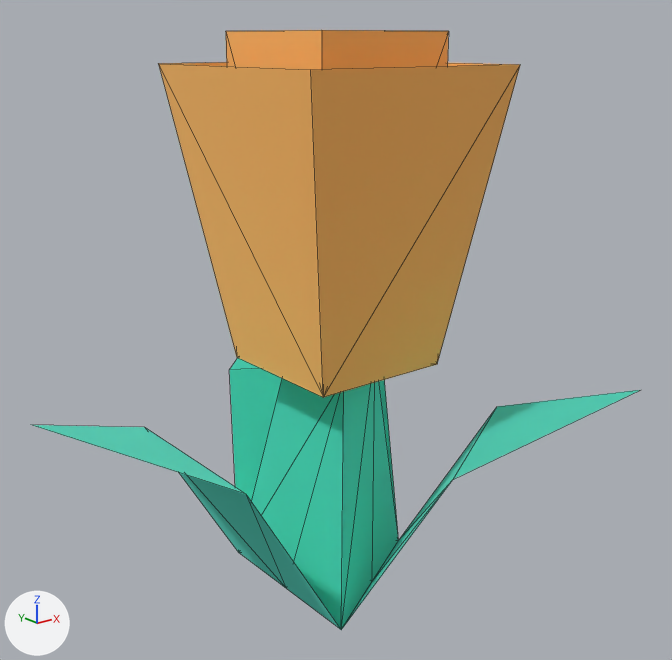
Before and after pictures for a commit that changed the glTF model public/models/k-flower.lod.glb.
Rendered twice from a 50 mm lens placed at (-0.188, -0.241, 0.14), pointed at (-0.006, -0.014, 0.049). The lights are fixed; the arrows at lower left show +X, +Y and +Z. The older version comes first. Mesh edges are drawn as thin lines. Where no turn or scale is listed for an object, it has been applied to the vertices. Vertices at exactly the same position are counted once.

Before the edit, the objects in view are built like this:
```python
me_mesh_flower_yellowa = bpy.data.meshes.new('Mesh flower_yellowA')
me_mesh_flower_yellowa.from_pydata(...)  # 30 vertices, 45 faces; spans x -0.08..0.08, y -0.091..0.091, z -0.096..0.096
# faces by material slot: [25, 20]
me_mesh_flower_yellowa.materials.append(mat_grass)  # cyan #73eddd
me_mesh_flower_yellowa.materials.append(mat_coloryellow)  # beige #ffd990
ob_flower_yellowa = bpy.data.objects.new('flower_yellowA', me_mesh_flower_yellowa)
ob_flower_yellowa.location = (-0.025, 0.0, 0.0462)
```
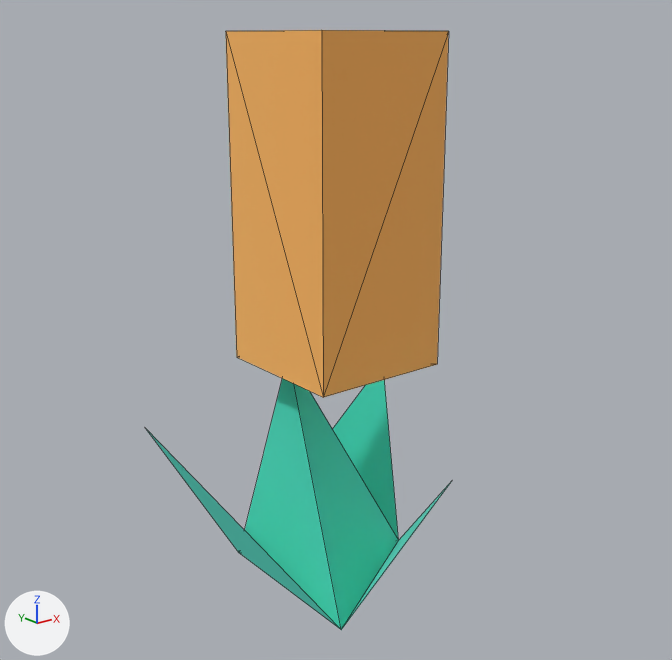
Where the newer file only moved an object's origin or applied its transform, the numbers keep the older frame.

Diff of the bpy script that builds the scene:
```diff
--- a/public/models/k-flower.lod.glb.py
+++ b/public/models/k-flower.lod.glb.py
@@ me_mesh_flower_yellowa @@
 # used by ob_flower_yellowa; location = (-0.025, 0.0, 0.0462)
-me_mesh_flower_yellowa.from_pydata(...)  # 30 vertices, 45 faces; spans x -0.08..0.08, y -0.091..0.091, z -0.096..0.096
+me_mesh_flower_yellowa.from_pydata(...)  # 15 vertices, 19 faces; spans x -0.029..0.08, y -0.063..0.032, z -0.096..0.096
+# me_mesh_flower_yellowa part 1
+# 15 vertices are removed from x -0.08..0.08, y -0.091..0.091, z -0.096..0.086
+# 33 faces are deleted
+# 7 new faces join them, mat_grass (cyan #73eddd)
 me_mesh_flower_yellowa.materials.append(mat_grass)
```

Where the change shows, as pixel boxes (x1, y1, x2, y2) in the pictures (672 x 660 px):
'flower_yellowA', reshaped (50% narrower)
    before: (33, 30, 640, 630)
    after: (146, 30, 452, 630)
part 1 of me_mesh_flower_yellowa, cut back
    before: (33, 62, 640, 630)
    after: (146, 378, 452, 630)
